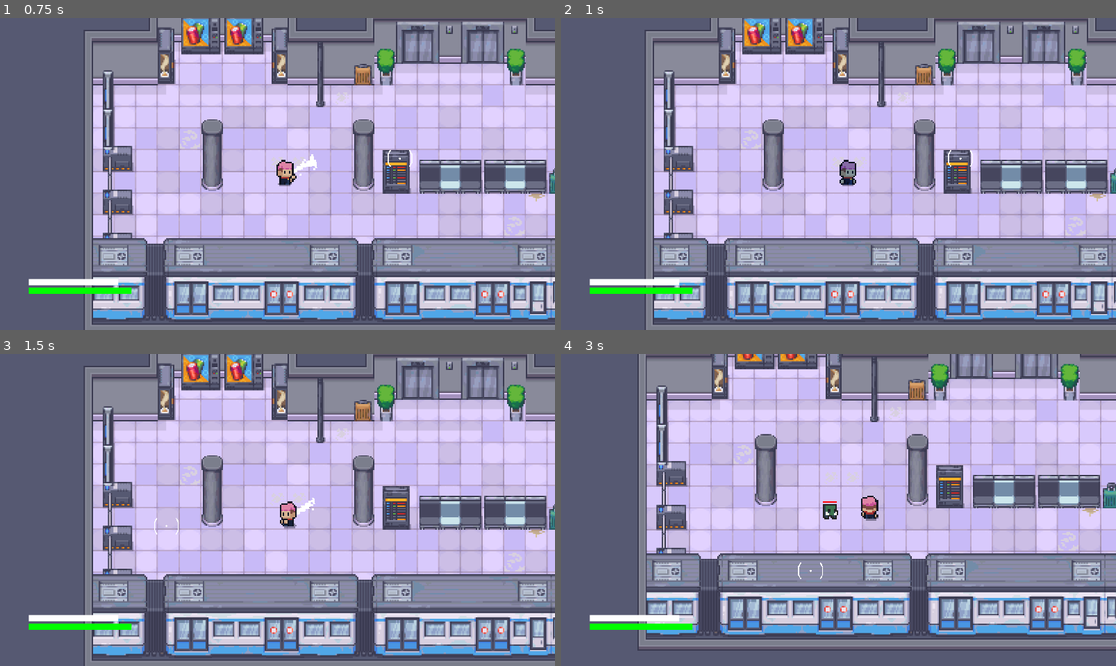
Above: before the commit, frames 1-4 (two rows, left to right).
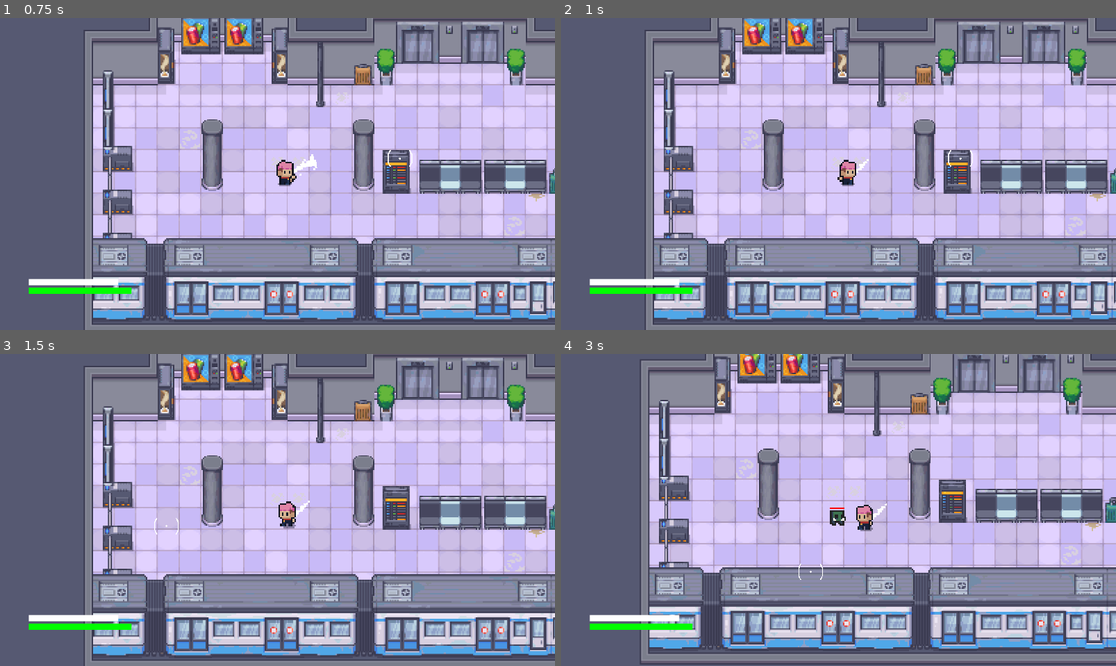
Above: after the commit, the same moments.

Repository: karsrc/5henanigans
Game: Godot game, scene res://main.tscn
The game is run twice, just before and just after one commit, with the same random seed, the same clock (stepped at 60 frames per second) and the same inputs. The engine's default icon, where the game draws it, is replaced by a stand-in: a white triangle on a blue panel in a dark square.
Inputs (mouse positions are in pixels of both pictures, inside the frame that each line leads up to):
- Up to frame 1 (0.75 s): tap Enter at 0.5 s; move the mouse to (399, 158) at 0.52 s; press the mouse at (399, 158) at 0.53 s; hold D (move_right) from 0.53 s (still down)
- Up to frame 2 (1 s): keep holding D (move_right); tap R (special_r) at 0.8 s
- Up to frame 3 (1.5 s): move the mouse to (166, 525) at 1.27 s; release D (move_right) at 1.28 s; release the mouse at (166, 525) at 1.28 s; hold S (move_down) from 1.28 s (still down); tap R (special_r) at 1.35 s
- Up to frame 4 (3 s): click (727, 525) at 1.55 s; move the mouse to (894, 441) at 2.02 s; release S (move_down) at 2.03 s; press the mouse at (894, 441) at 2.03 s; hold D (move_right) 2.03-2.78 s; tap R (special_r) at 2.3, 2.85 s; move the mouse to (810, 572) at 2.77 s; release the mouse at (810, 572) at 2.78 s; hold W (move_up) from 2.78 s (still down)

Frame 1 is identical in both runs. In frame 2, 0.2% of the frame differs, in the area x 49-56%, y 45-54%; in frame 3, 0.2%; in frame 4, 52%, in the area x 13-100%, y 0-100%.

Commit message:
Fix Manji Kick
Fixed the manji kick counter as previously it didnt have any animations connected to it after the sprite update

Diff:
--- a/player.gd
+++ b/player.gd
@@ -201,12 +201,18 @@
 func die():
 	get_tree().reload_current_scene()
 
-func take_damage(damage_amount: int) -> void:
+func take_damage(damage_amount: int, knockback_force: Vector2 = Vector2.ZERO, attacker_pos: Vector2 = Vector2.ZERO):
+
 	if is_countering:
-		is_countering = false
-		trigger_manji_counter()
+		trigger_manji_kick(attacker_pos)
+
 		return
 
+	if is_blocking:
+		$AudioManager.play_random_sound($AudioManager.blocks)
+		velocity = knockback_force * 0.5
+		move_and_slide()
+		return
 	if is_using_skill or is_invincible:
 		return
 	if is_blocking:
@@ -304,8 +310,13 @@
 		$AimPivot/AimSprite.play("swipe2")
 		$AimPivot/AimSprite.flip_v = true
 
+	await get_tree().create_timer(0.15, false, false, true).timeout
+
+	if is_attacking:
+		execute_hitbox()
+
 func update_animation():
-	if is_attacking or is_leaping or is_barraging or is_dashing or (punch_cooldown > 0 and Input.is_action_pressed("attack")):
+	if is_attacking or is_leaping or is_barraging or is_countering or is_dashing or (punch_cooldown > 0 and Input.is_action_pressed("attack")):
 		return
 	var anim = ""
 
@@ -351,12 +362,12 @@
 		if current_frame in [0, 2, 4, 6]:
 			$AudioManager.play_random_sound($AudioManager.footsteps_walk)
 	if current_anim.begins_with("m1"):
-		print("Punch animation playing,Current Frame: ", current_frame)
 
 		if current_frame == 1:
-			print("execute_hitbox() now!")
 			execute_hitbox()
-
+	if current_anim.begins_with("manji-kick"):
+		if current_frame == 0:
+			execute_hitbox()
 func execute_hitbox():
 	var hit_enemy = false
 	var all_enemies = get_tree().get_nodes_in_group("enemy")
@@ -483,36 +494,29 @@
 	current_combo = 0
 	current_manji_cooldown = manji_cooldown
 	is_countering = true
-	$AnimatedSprite2D.modulate = Color(0.6, 0.8, 1)
+
+	var suffix = "_ce" if is_cursed_enhanced else ""
+
+	$AnimatedSprite2D.flip_h = get_global_mouse_position().x < global_position.x
+	$AnimatedSprite2D.play("manji-stance" + suffix)
+
 	await get_tree().create_timer(0.4, false, false, true).timeout
 
 	if is_countering:
 		is_countering = false
 		is_using_skill = false
-		$AnimatedSprite2D.modulate = Color(1,1,1,1)
-
-func trigger_manji_counter():
-	is_invincible = true
-	$AnimatedSprite2D.modulate = Color(1,1,11)
-	trigger_hit_stop()
-	shake_camera(15)
-	var final_damage = manji_damage
-	if is_cursed_enhanced: final_damage = manji_damage * 2
-
-	var all_enemies = get_tree().get_nodes_in_group("enemy")
-	for enemy in all_enemies:
-		if is_instance_valid(enemy):
-			if global_position.distance_to(enemy.global_position) <= 85:
-				if enemy.has_method("take_damage"):
-					enemy.take_damage(final_damage)
-					add_ult_charge(final_damage *2)
-				if enemy.has_method("stun"): enemy.stun(1)
-
-				var shove_dir = global_position.direction_to(enemy.global_position)
-				if shove_dir == Vector2.ZERO: shove_dir = Vector2.RIGHT
-				enemy.global_position += shove_dir * 50
-	await get_tree().create_timer(0.3, false, false, true).timeout
-	is_invincible = false
+
+func trigger_manji_kick(attacker_pos: Vector2):
+	is_countering = false
+
+	$AnimatedSprite2D.flip_h = attacker_pos.x < global_position.x
+
+	$AudioManager.play_random_sound($AudioManager.heavy_whiffs, 0.8, 0.1)
+
+	var suffix = "_ce" if is_cursed_enhanced else ""
+	$AnimatedSprite2D.play("manji-kick" + suffix)
+
+	await $AnimatedSprite2D.animation_finished
 	is_using_skill = false
 
 func perform_leap() -> void:
--- a/player.tscn
+++ b/player.tscn
@@ -2259,8 +2259,7 @@
 [node name="AnimatedSprite2D" type="AnimatedSprite2D" parent="." unique_id=385866294]
 position = Vector2(0, -1)
 sprite_frames = SubResource("SpriteFrames_1jxqw")
-animation = &"up-walk"
-frame_progress = 0.23867041
+animation = &"manji-stance"
 
 [node name="Camera2D" type="Camera2D" parent="." unique_id=1720256694]
 zoom = Vector2(1.8, 1.8)
